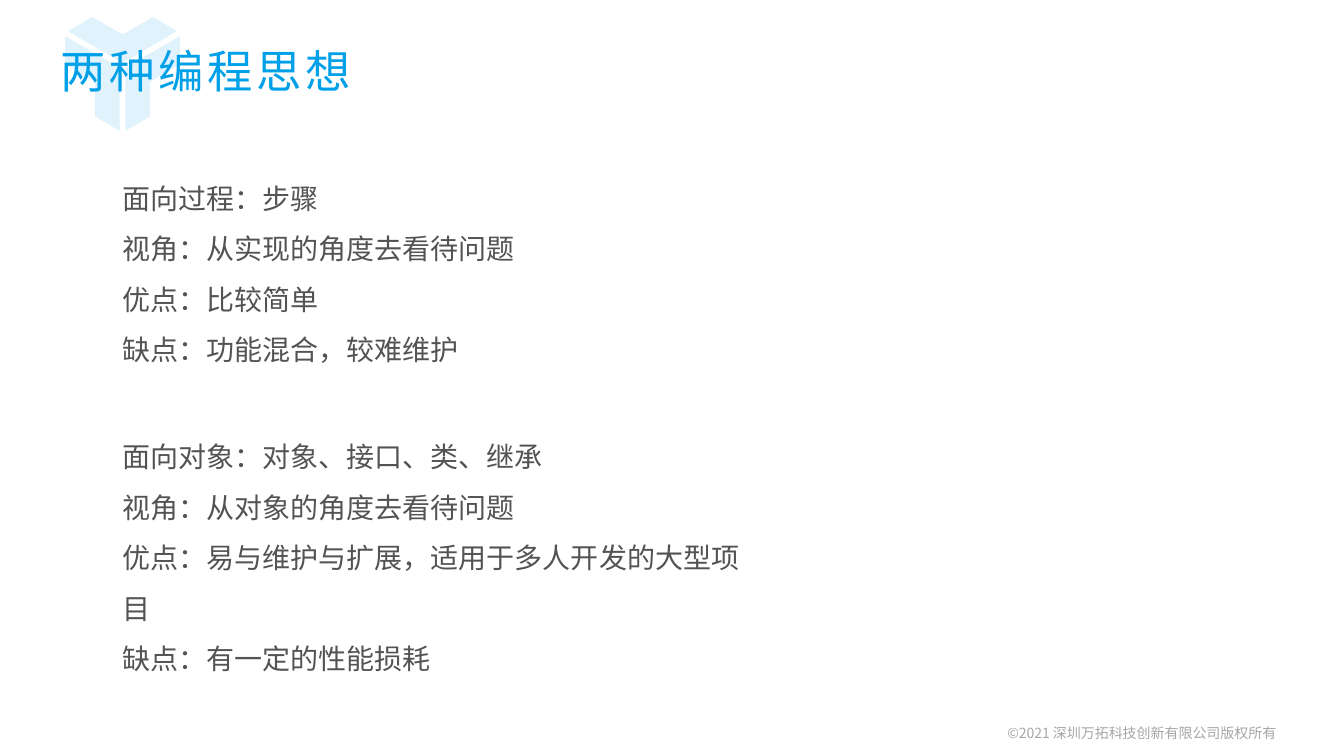
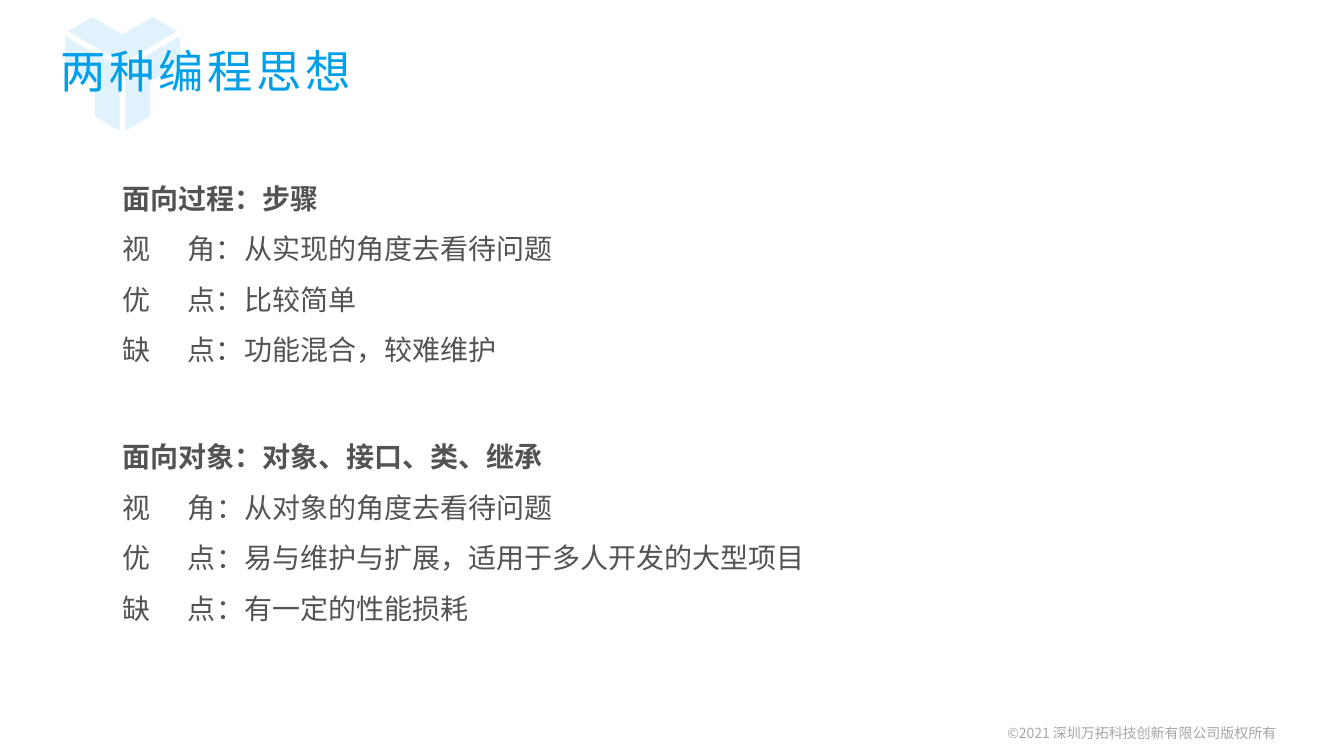
Before and after one commit to ZengLingYong/Blog, a slide deck: slide 7 of 函数编程范式.pptx. Drawn at 1344x756 pixels with LibreOffice and Linux fonts; fonts in the diff are those of the drawing; background and template pictures are left out. Boxes give left, top, right and bottom in pixels: in the first picture for what was removed or moved away, otherwise in the second. Text is boxed around its words. In the diff, an @@ line names an element or a change of style, - is before the commit and + after.

```diff
--- a/函数编程范式.pptx
+++ b/函数编程范式.pptx
@@ text at (122,185,318,212): bold on in "面向过程：步骤" @@
@@ text at (122,235,553,363): spaces changed @@
-视角：从实现的角度去看待问题
-优点：比较简单
-缺点：功能混合，较难维护
+视 角：从实现的角度去看待问题
+优 点：比较简单
+缺 点：功能混合，较难维护
@@ text at (122,443,543,470): bold on in "面向对象：对象、接口、类、继承" @@
@@ text at (122,494,805,621): spaces changed @@
-视角：从对象的角度去看待问题
-优点：易与维护与扩展，适用于多人开发的大型项目
-缺点：有一定的性能损耗
+视 角：从对象的角度去看待问题
+优 点：易与维护与扩展，适用于多人开发的大型项目
+缺 点：有一定的性能损耗
```
Also in this commit, not shown: 14 other slides changed.
